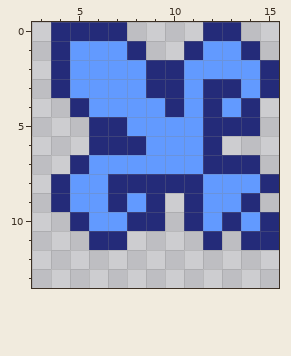
Two states of a pixel-art sprite, Assets/Sprites/UI/k_k_mouse_blue.png. That is the earlier state.
The file is 16x16 pixels. Shown: x 3..15, y 0..13. The old version is drawn lined up with the new one.
After:
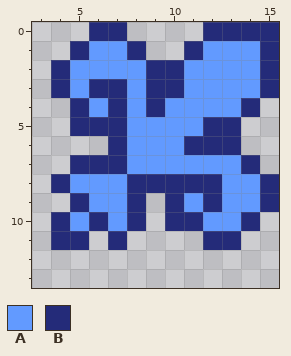
Palette (. is transparent): A #629aff  B #242b79
The exact change:
whole drawing moved by +4,+0 (the old picture is shown already moved)
Colour B gives way to colour A in row 1 at x 14; in row 3 at x 12 to 13; in row 4 at x 10 and 12; in row 6 at x 8; in row 7 at x 12 to 13; in row 8 at x 7.
Colour B gives way to colour A in row 9 at x 7, 11 and 14; in row 10 at x 5 and 13.
The edit adds colour B in row 0 at x 14 to 15; in row 1 at x 15; in row 5 at x 5; in row 6 at x 13; in row 9 at x 10 and 15; in row 10 at x 4 and 10.
The edit adds colour B in row 11 at x 4 to 5 and 13.
Colour A gives way to colour B in row 1 at x 5; in row 3 at x 6 to 7; in row 4 at x 7 and 9; in row 6 at x 11; in row 7 at x 6 to 7; in row 8 at x 12.
Colour A gives way to colour B in row 9 at x 5, 8 and 12; in row 10 at x 6 and 14.
The author cleared colour B in row 0 at x 4 to 5; in row 1 at x 4; in row 5 at x 14; in row 6 at x 6; in row 9 at x 4 and 9; in row 10 at x 9 and 15.
The author cleared colour B in row 11 at x 6 and 14 to 15.
Where, in picture pixels (left, top, right, bottom), the same in both pictures:
changed: (51, 22, 279, 250)
